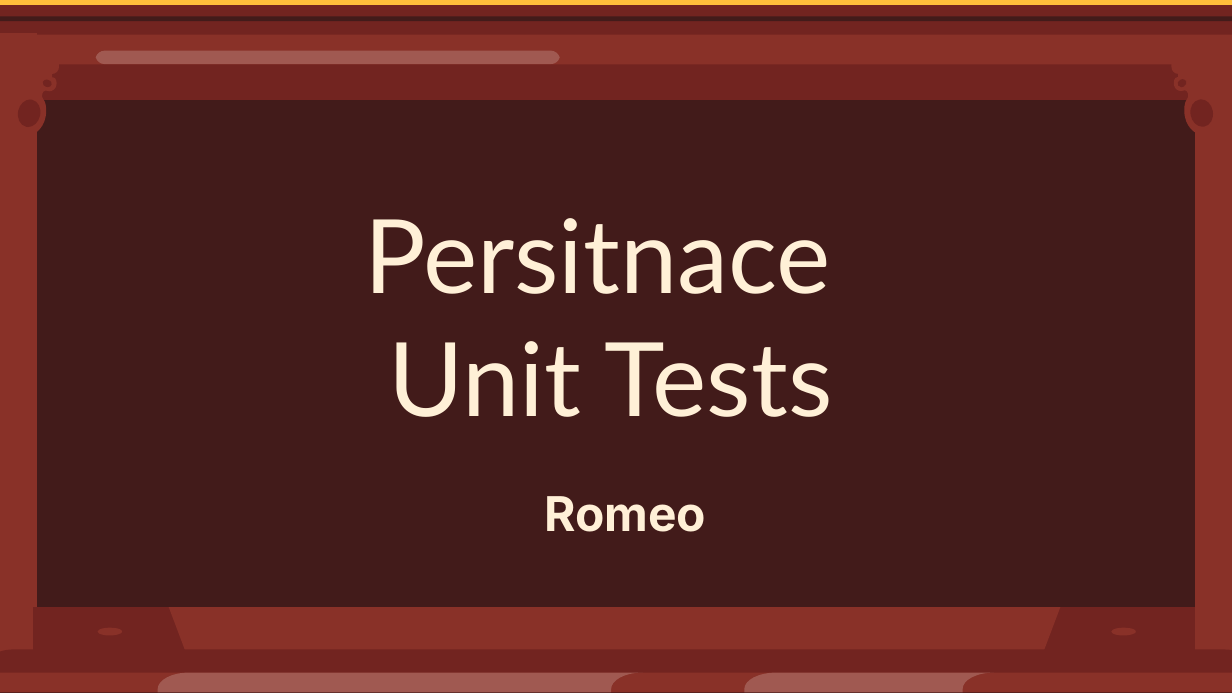
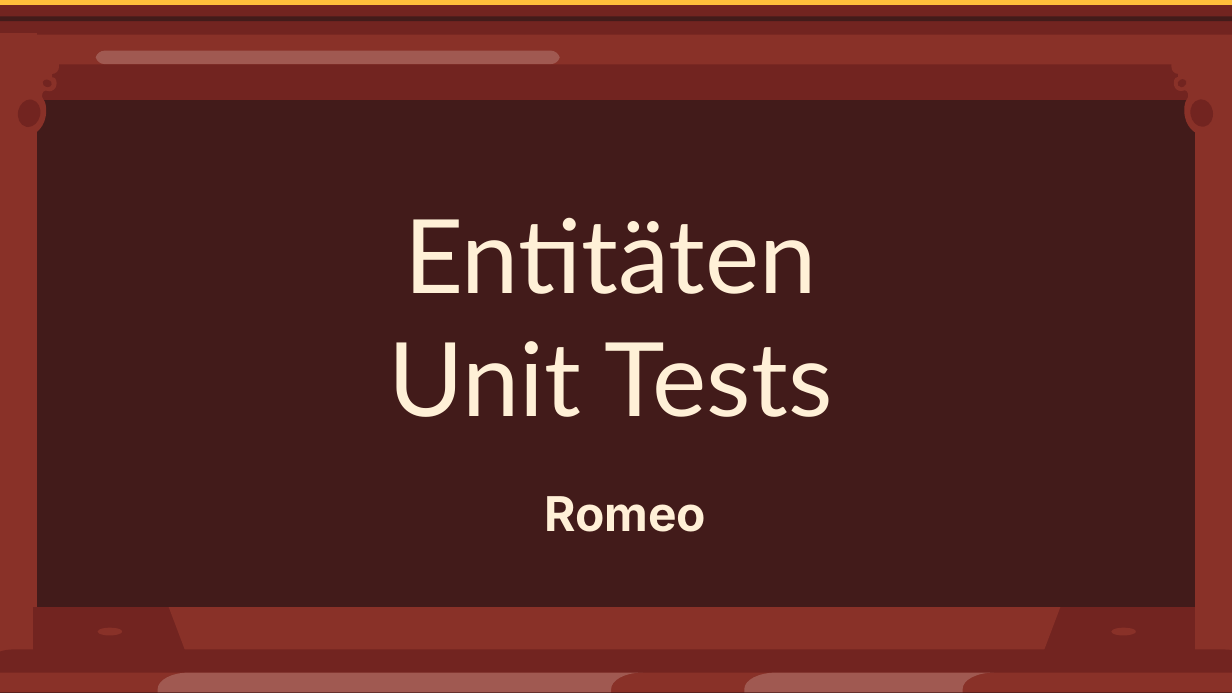
Before and after one commit to Zeno-Paukner/JPALibraryManager, a slide deck: slide 15 of docs/First_Chapter_End_Presentation.pptx (slide 14 before the commit). Drawn at 1232x693 pixels with LibreOffice and Linux fonts; fonts in the diff are those of the drawing. Boxes give left, top, right and bottom in pixels: in the first picture for what was removed or moved away, otherwise in the second. Text is boxed around its words. In the diff, an @@ line names an element or a change of style, - is before the commit and + after.

Commit message:
typo

```diff
--- a/docs/First_Chapter_End_Presentation.pptx
+++ b/docs/First_Chapter_End_Presentation.pptx
@@ title at <box>389,217,832,417</box>: text changed @@
-Persitnace
-Unit Tests
+Entitäten
+Unit Tests
```
Also in this commit, not shown: 6 other slides changed, 4 slides added.
